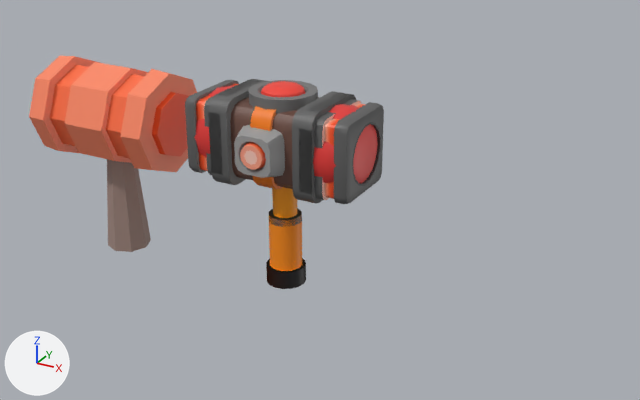
An edit to the Blender file Art/Hammer.blend, drawn before and after from the same camera.
The view is the same before and after, from a 50 mm camera at (3.49, -5.74, 3.7) aimed at (0.27, 0.11, 0.77). The axes (+X, +Y, +Z) are drawn at lower left. The lights are the same throughout.
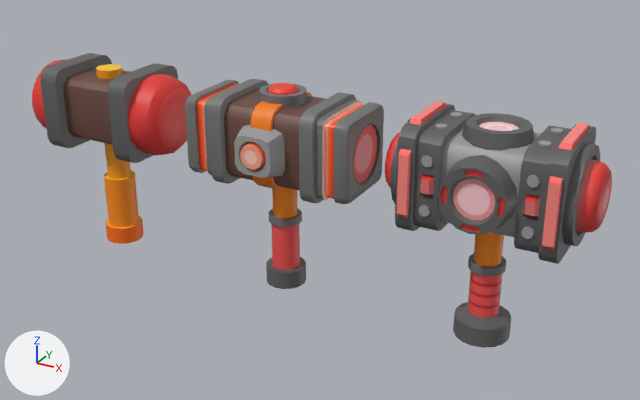
Pixel boxes (x1, y1, x2, y2) of what changed, in the pictures (640 x 400 px; the box of a moved part takes in the faces that stretch with it):
```json
{"object": "Hammer01_LV3", "change": "added", "after": [385, 101, 612, 348]}
{"object": "Cylinder", "change": "moved", "before": [194, 79, 378, 271], "after": [32, 53, 192, 244]}
{"object": "Cylinder.002", "change": "deleted", "before": [29, 56, 197, 252], "on screen": "orange"}
{"part": 1, "of": "me_cylinder_005", "change": "moved or reshaped", "before": [249, 80, 318, 113], "after": [259, 83, 307, 108]}
{"part": 2, "of": "me_cylinder_005", "change": "cut back", "before": [266, 258, 306, 273], "after": [266, 257, 306, 273]}
{"part": 3, "of": "me_cylinder_005", "change": "surface changed", "before": [185, 79, 382, 204], "after": [185, 79, 382, 204]}
```

The change, as JSON lines over the scene's bpy script:
```json
{"block": "me_cylinder_005", "where": "# used by ob_cylinder_004; location = (0.0, 0.0, 0.0)"}
{"op": "remove", "block": "me_cylinder_005", "code": "me_cylinder_005.from_pydata(...)  # 1026 vertices, 944 faces; spans x -0.74..0.74, y -0.49..0.49, z 0.01..1.74"}
{"op": "add", "block": "me_cylinder_005", "code": "me_cylinder_005.from_pydata(...)  # 1010 vertices, 928 faces; spans x -0.74..0.74, y -0.49..0.49, z 0.01..1.74"}
{"block": "me_cylinder_005", "change": "me_cylinder_005 part 1: the loose piece of 112 vertices spanning x -0.27..0.27, y -0.27..0.27, z 1.5..1.74 is scaled about its middle by (0.683, 0.683, 1)"}
{"block": "me_cylinder_005", "change": "me_cylinder_005 part 2"}
{"block": "me_cylinder_005", "change": "16 vertices are removed from x -0.14..0.14, y -0.14..0.14, z 0.16"}
{"block": "me_cylinder_005", "change": "32 faces are deleted"}
{"block": "me_cylinder_005", "change": "16 new faces join them"}
{"block": "me_cylinder_005", "change": "me_cylinder_005 part 3: 356 kept faces spanning x -0.74..0.74, y -0.37..0.37, z 0.93..1.66 get new texture (UV) coordinates"}
{"op": "add", "block": "me_cylinder_001", "code": ["me_cylinder_001 = bpy.data.meshes.new('Cylinder.001')", "me_cylinder_001.from_pydata(...)  # 1436 vertices, 1237 faces; spans x -0.78..0.78, y -0.47..0.47, z 0.01..1.72", "me_cylinder_001.polygons.foreach_set('use_smooth', [True] * 1237)", "me_cylinder_001.materials.append(mat_color)  # picture img_texture_01_png_001"]}
{"op": "set", "path": "ob_cylinder.location", "old": "(0.0, 0.0, 0.0)", "new": "(-1.772, 0.0, 0.0)"}
{"op": "remove", "block": "ob_cylinder_002", "code": ["ob_cylinder_002 = bpy.data.objects.new('Cylinder.002', me_cylinder_002)", "ob_cylinder_002.location = (-1.728, 0.0, 0.0)", "ob_cylinder_002.rotation_euler = (1.571, 0.0, 0.0)  # degrees (90, 0, 0)"]}
{"op": "add", "block": "ob_hammer01_lv3", "code": ["ob_hammer01_lv3 = bpy.data.objects.new('Hammer01_LV3', me_cylinder_001)", "ob_hammer01_lv3.location = (1.75, 0.0, 0.0)"]}
```
